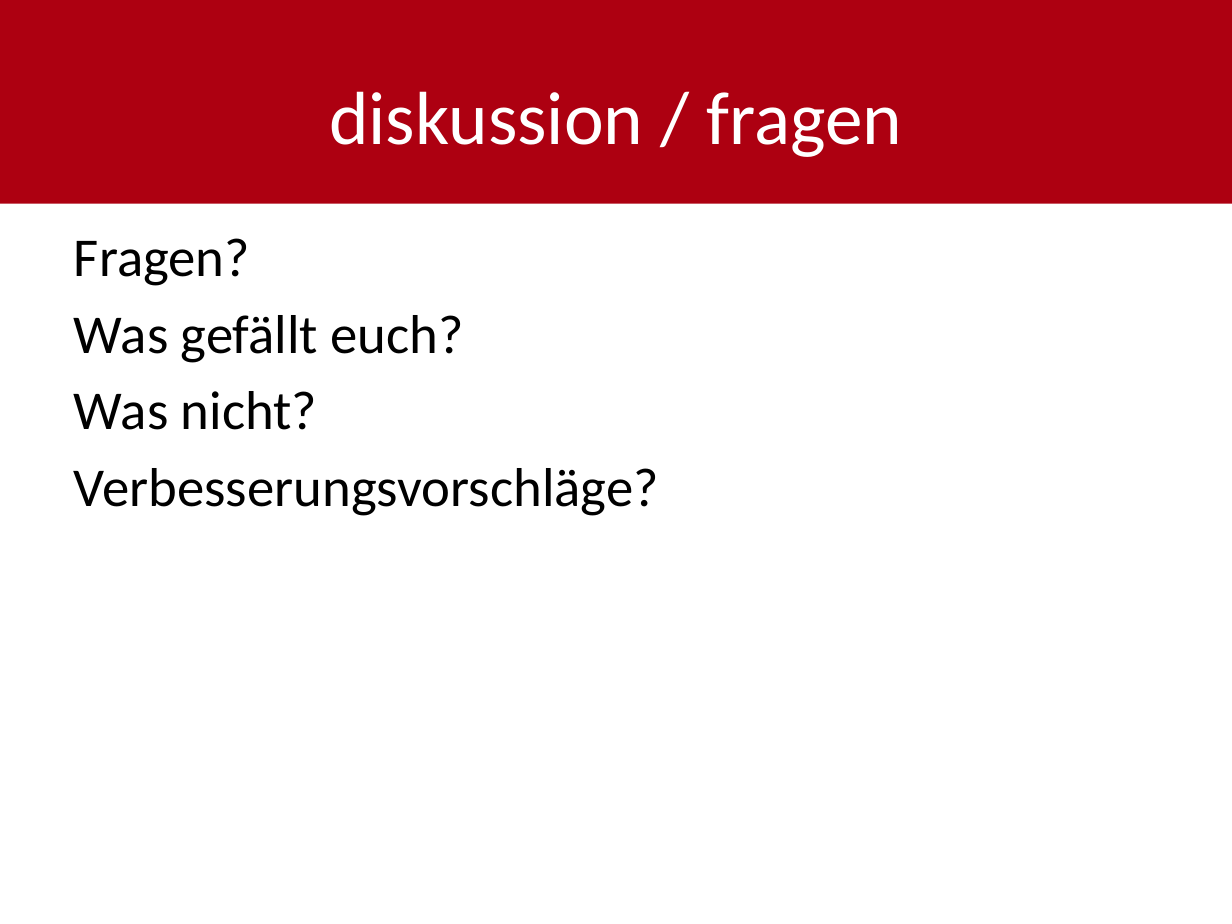
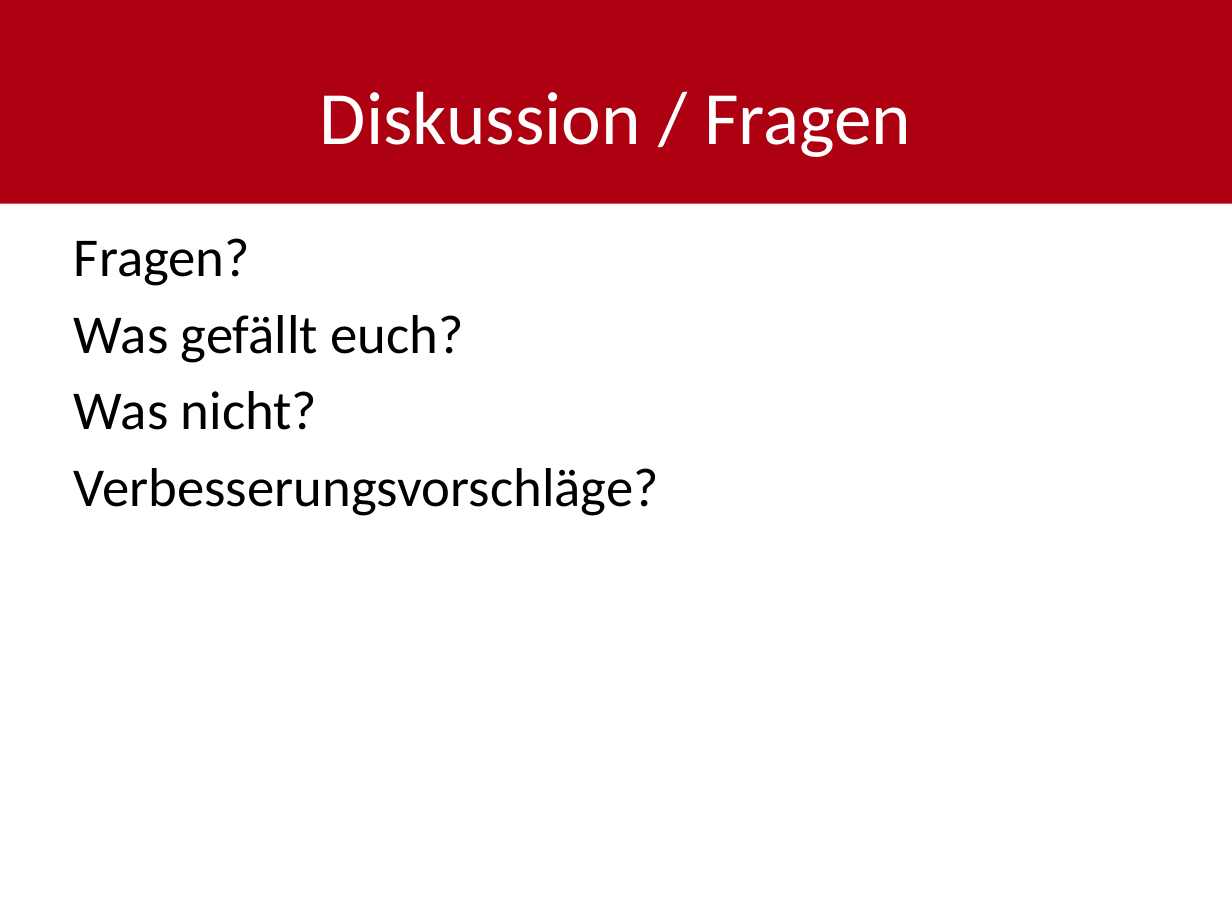
Before and after one commit to shylux/ch.bfh.bti7081.s2015.rot, a slide deck: slide 14 of doc/task03/Design_Thinking_final.pptx. Drawn at 1232x924 pixels with LibreOffice and Linux fonts; fonts in the diff are those of the drawing. Boxes give left, top, right and bottom in pixels: in the first picture for what was removed or moved away, otherwise in the second. Text is boxed around its words. In the diff, an @@ line names an element or a change of style, - is before the commit and + after.

```diff
--- a/doc/task03/Design_Thinking_final.pptx
+++ b/doc/task03/Design_Thinking_final.pptx
@@ title at box(320, 91, 911, 157): text changed @@
-diskussion / fragen
+Diskussion / Fragen
```
Also in this commit, not shown: 9 other slides changed.
